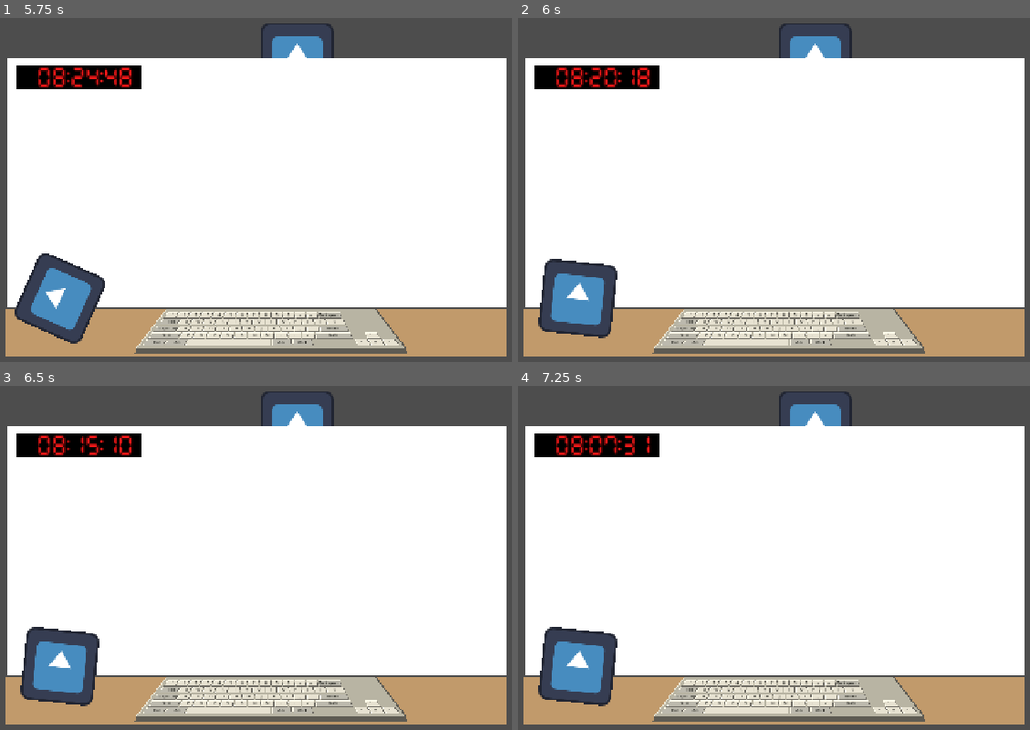
Above: before the commit, frames 1-4 (two rows, left to right).
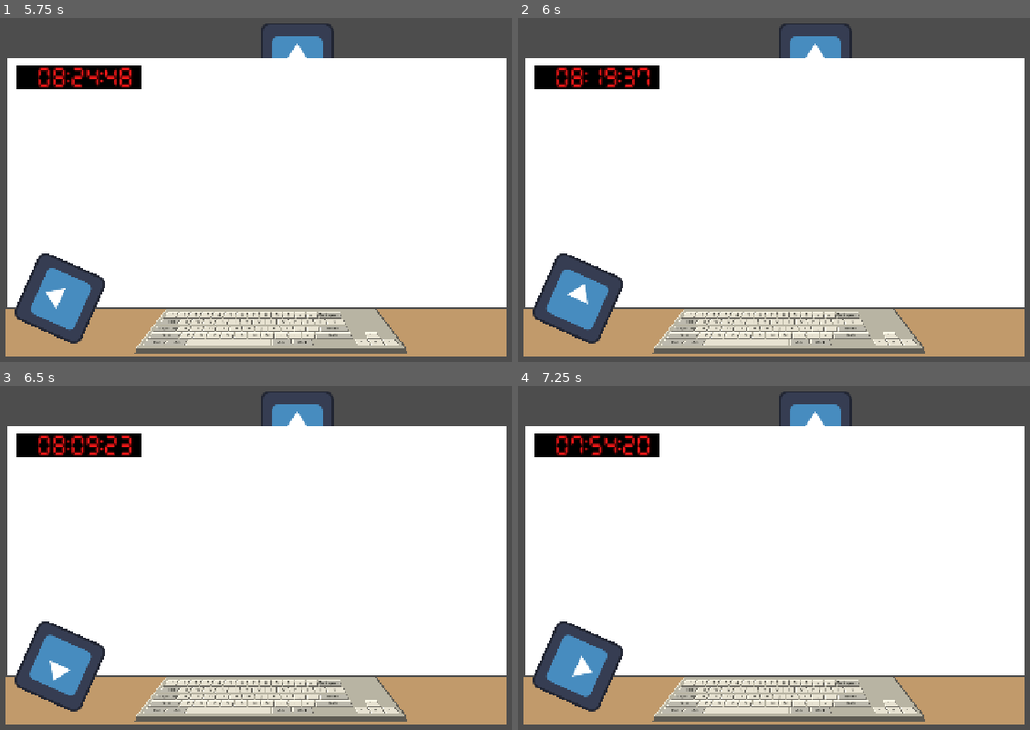
Above: after the commit, the same moments.

Repository: Jelleas/gmtk-2026
Game: Godot game, scene res://src/office/office.tscn
Two runs of this game, one before a commit and one after it. Both use one fixed random seed, a clock stepped at 60 frames per second and the inputs below. This scene is started directly instead of the project's main scene. The engine's default icon, where the game draws it, is replaced by a stand-in: a white triangle on a blue panel in a dark square.
Inputs (mouse positions are in pixels of both pictures, inside the frame that each line leads up to):
- Up to frame 1 (5.75 s): click "_" at 0.5 s; click "□" at 1.25 s; click "X" at 2 s; tap Enter at 2.75 s; move the mouse to (61, 296) at 2.77 s; hold Right 2.78-3.53 s; tap 0 at 2.85 s; click (61, 296) at 2.92 s; move the mouse to (107, 214) at 3.52 s; hold Down 3.53-4.28 s; tap 1 at 3.6 s; move the mouse to (327, 100) at 4.27 s; hold Right 4.28-5.03 s; tap 2 at 4.35 s; move the mouse to (220, 276) at 5.02 s; hold Up from 5.03 s (still down); tap 3 at 5.1 s; click (220, 276) at 5.17 s
- Up to frame 2 (6 s): move the mouse to (994, 255) at 5.77 s; release Up at 5.78 s; hold Left from 5.78 s (still down); tap 4 at 5.85 s
- Up to frame 3 (6.5 s): keep holding Left
- Up to frame 4 (7.25 s): keep holding Left; move the mouse to (553, 499) at 6.52 s; tap 5 at 6.6 s

Frame 1 is identical in both runs. In frame 2, 1.5% of the frame differs, in the area x 2-26%, y 14-95%; in frame 3, 1.6%; in frame 4, 1.6%.

Commit message:
add base gameloop punishment tasks

Diff:
--- a/src/computer/computer.tscn
+++ b/src/computer/computer.tscn
@@ -3,6 +3,7 @@
 [ext_resource type="PackedScene" uid="uid://3sjwwynn3cgc" path="res://src/computer/video_distraction/video_distraction.tscn" id="1_bjt8x"]
 [ext_resource type="Script" uid="uid://j0wqy6uatgq7" path="res://src/computer/computer.gd" id="2_computer"]
 [ext_resource type="PackedScene" uid="uid://cdk3d2phm1nem" path="res://src/computer/spreadsheet/spreadsheet.tscn" id="3_spreadsheet"]
+[ext_resource type="Script" path="res://src/computer/punishment/punishment_task.gd" id="4_punishment"]
 
 [sub_resource type="StyleBoxFlat" id="StyleBoxFlat_button98_normal"]
 bg_color = Color(0.75, 0.75, 0.75, 1)
@@ -98,3 +99,6 @@
 
 [node name="VideoRunner" parent="PanelContainer/MarginContainer/VBoxContainer/Taskbar/VideoDistraction" unique_id=1538641647 instance=ExtResource("1_bjt8x")]
 unique_name_in_owner = true
+
+[node name="PunishmentTask" type="Node" parent="." unique_id=1835767381]
+script = ExtResource("4_punishment")
--- /dev/null
+++ b/src/computer/punishment/punishment_task.gd
@@ -0,0 +1,92 @@
+extends Node
+
+const TASK_CELL_COUNT := 3
+const SPREADSHEET_COLS := 8
+const SPREADSHEET_ROWS := 12
+
+@onready var spreadsheet: Variant = %Spreadsheet
+
+var is_active := false
+var required_cells: Dictionary[Vector2i, String] = {}
+var activity_states: Dictionary[StringName, bool] = {}
+
+func _ready() -> void:
+	EventBus.punish.connect(_start_task)
+	EventBus.activity_started.connect(_on_activity_started)
+	EventBus.activity_ended.connect(_on_activity_ended)
+	spreadsheet.cell_text_changed.connect(_on_cell_text_changed)
+
+func _start_task(_weight: float) -> void:
+	if is_active:
+		return
+
+	spreadsheet.clear_cells()
+	is_active = true
+	spreadsheet.set_status_message("Enter the values in the highlighted cells")
+
+	while required_cells.size() < TASK_CELL_COUNT:
+		var cell := Vector2i(randi_range(0, SPREADSHEET_ROWS - 1), randi_range(0, SPREADSHEET_COLS - 1))
+		if required_cells.has(cell):
+			continue
+
+		var required_value := str(randi_range(10, 99))
+		required_cells[cell] = required_value
+		spreadsheet.set_cell_text(cell.x, cell.y, "")
+		spreadsheet.set_cell_placeholder(cell.x, cell.y, required_value)
+		spreadsheet.set_cell_highlighted(cell.x, cell.y, true)
+
+func _on_cell_text_changed(_row: int, _col: int, _text: String) -> void:
+	if not is_active:
+		return
+
+	_try_complete_task()
+
+func _on_activity_started(source_id: StringName, _multiplier: float) -> void:
+	activity_states[source_id] = true
+	if is_active:
+		_try_complete_task()
+
+func _on_activity_ended(source_id: StringName) -> void:
+	activity_states[source_id] = false
+	if is_active:
+		_try_complete_task()
+
+func _try_complete_task() -> void:
+	if not _task_cells_are_correct():
+		spreadsheet.set_status_message("Enter the values in the highlighted cells")
+		return
+
+	if _has_active_activities():
+		spreadsheet.set_status_message("Stop all distractions before continuing")
+		return
+
+	_complete_task()
+
+func _task_cells_are_correct() -> bool:
+	if required_cells.is_empty():
+		return false
+
+	for cell in required_cells:
+		var cell_position: Vector2i = cell
+		if spreadsheet.get_cell_text(cell_position.x, cell_position.y) != required_cells[cell_position]:
+			return false
+
+	return true
+
+func _has_active_activities() -> bool:
+	for is_running in activity_states.values():
+		if is_running:
+			return true
+
+	return false
+
+func _complete_task() -> void:
+	for cell in required_cells:
+		var cell_position: Vector2i = cell
+		spreadsheet.set_cell_placeholder(cell_position.x, cell_position.y, "")
+		spreadsheet.set_cell_highlighted(cell_position.x, cell_position.y, false)
+
+	required_cells.clear()
+	is_active = false
+	spreadsheet.set_status_message("Task complete")
+	EventBus.punishment_ended.emit()
--- a/src/computer/spreadsheet/spreadsheet.gd
+++ b/src/computer/spreadsheet/spreadsheet.gd
@@ -1,4 +1,6 @@
 extends Control
+
+signal cell_text_changed(row: int, col: int, text: String)
 
 const COLS := 8
 const ROWS := 12
@@ -6,6 +8,7 @@
 var cell_edits: Array = []
 var top_bar_label: Label
 var top_bar_background: ColorRect
+var status_message := ""
 
 var current_row := 0
 var current_col := 0
@@ -81,6 +84,33 @@
 	style.content_margin_bottom = 2
 	return style
 
+func set_cell_text(row: int, col: int, text: String) -> void:
+	cell_edits[row][col].text = text
+
+func get_cell_text(row: int, col: int) -> String:
+	return cell_edits[row][col].text
+
+func set_cell_placeholder(row: int, col: int, text: String) -> void:
+	cell_edits[row][col].placeholder_text = text
+
+func set_cell_highlighted(row: int, col: int, highlighted: bool) -> void:
+	var edit: LineEdit = cell_edits[row][col]
+	var normal_color := Color(1.0, 0.85, 0.55, 1.0) if highlighted else Color(1, 1, 1, 1)
+	var focus_color := Color(1.0, 0.75, 0.35, 1.0) if highlighted else Color(0.7, 0.85, 1, 1)
+	edit.add_theme_stylebox_override("normal", _make_stylebox(normal_color))
+	edit.add_theme_stylebox_override("focus", _make_stylebox(focus_color))
+
+func clear_cells() -> void:
+	for row in range(ROWS):
+		for col in range(COLS):
+			set_cell_text(row, col, "")
+			set_cell_placeholder(row, col, "")
+			set_cell_highlighted(row, col, false)
+
+func set_status_message(message: String) -> void:
+	status_message = message
+	_update_top_bar()
+
 func _on_cell_focus_entered(row: int, col: int) -> void:
 	current_row = row
 	current_col = col
@@ -89,9 +119,10 @@
 func _on_cell_text_changed(_new_text: String, row: int, col: int) -> void:
 	if row == current_row and col == current_col:
 		_update_top_bar()
+	cell_text_changed.emit(row, col, _new_text)
 
 func _update_top_bar() -> void:
-	top_bar_label.text = cell_edits[current_row][current_col].text
+	top_bar_label.text = status_message if not status_message.is_empty() else cell_edits[current_row][current_col].text
 
 func _input(event: InputEvent) -> void:
 	if not (event is InputEventKey) or not event.pressed:
--- a/src/fidget_spinner/fidget_spinner.gd
+++ b/src/fidget_spinner/fidget_spinner.gd
@@ -4,7 +4,7 @@
 const ACTIVITY_MULTIPLIER := 2.0
 
 @export var spin_speed := TAU
-@export var spin_duration := 3.0
+@export var spin_duration := 60.0
 
 @onready var spin_timer: Timer = $SpinTimer
 @onready var spinner: Sprite2D = $Spinner
Not shown, added: src/computer/punishment/punishment_task.gd.uid
